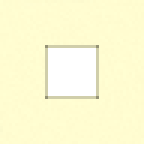
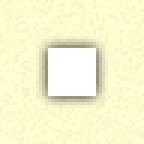
Comparing the layer stacks of the two w=144, h=144 images. Changes:
removed layer "Layer 2 copy 7" over [0, 0, 144, 144]
added layer "Layer 1" above "Layer 1 copy" over [0, 0, 144, 144]
added layer "Layer 1 copy" over [0, 0, 144, 144]
